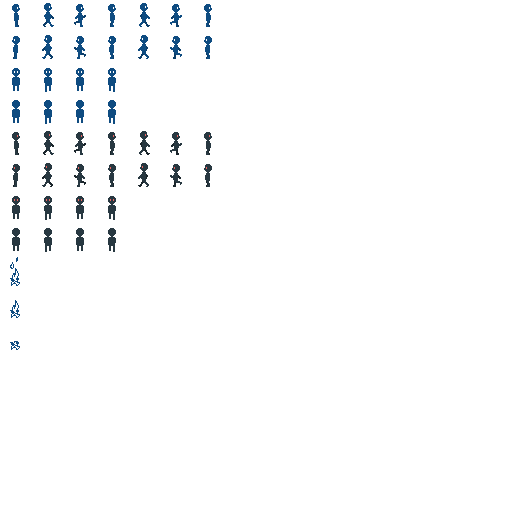
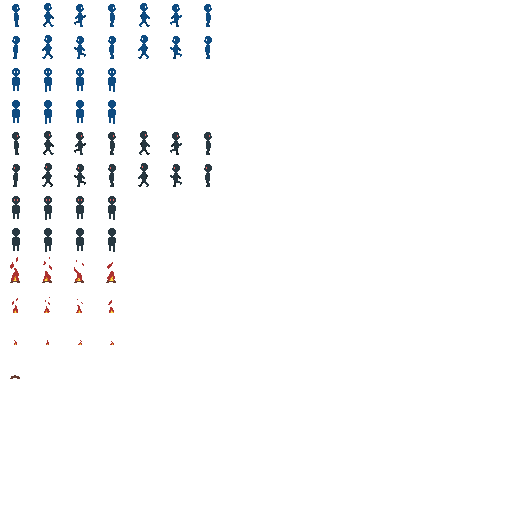
Layer changes from the first 512×512 image to the second:
renamed "Calque" to "Hero", moved it above "Foe", painted on it over (10, 257, 116, 350)
added layer "Fire" above "Wood" over (10, 257, 115, 345)
added layer "Wood" above "Wood background" over (10, 375, 20, 379)
added layer "Wood background" above "Fire (test)" over (10, 279, 116, 283)
